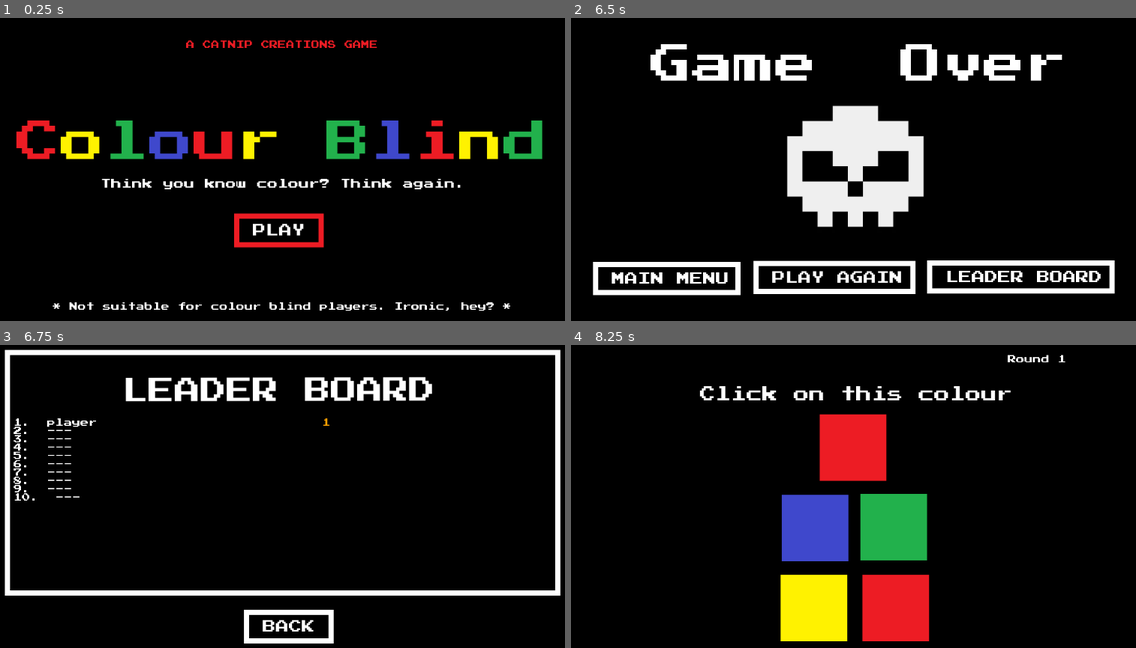
Above: before the commit, frames 1-4 (two rows, left to right).
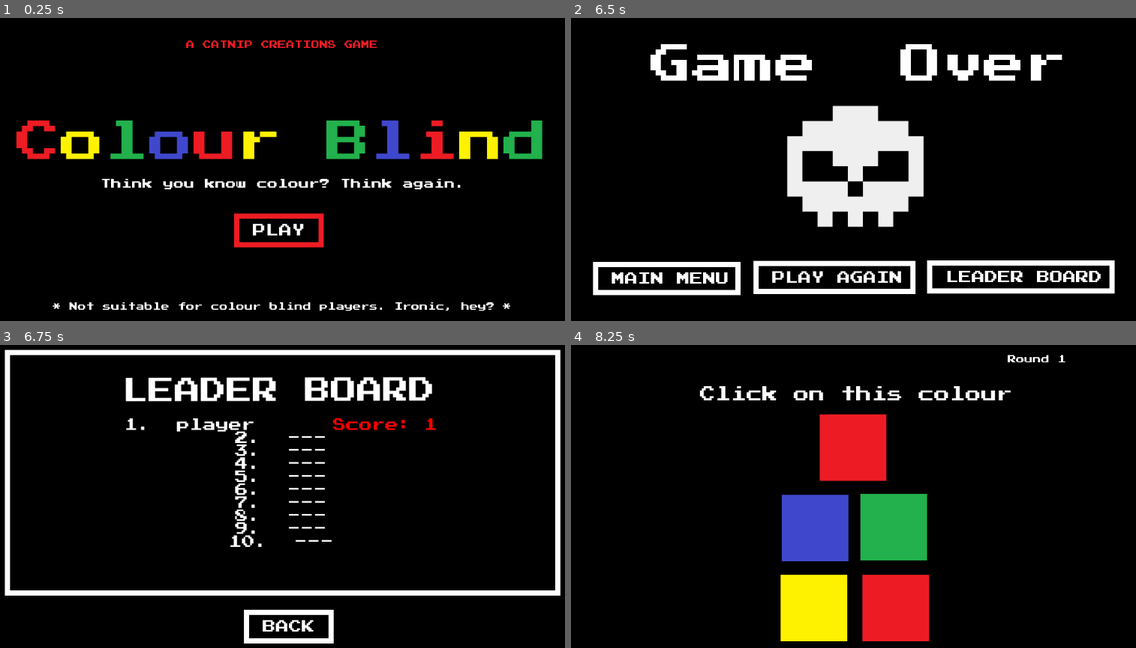
Above: after the commit, the same moments.

Repository: kwrightsk/game-jam-january-2026
Game: Godot game, scene res://Scenes/title_screen.tscn
The game is run twice, just before and just after one commit, with the same random seed, the same clock (stepped at 60 frames per second) and the same inputs.
Inputs (mouse positions are in pixels of both pictures, inside the frame that each line leads up to):
- Up to frame 1 (0.25 s): no input
- Up to frame 2 (6.5 s): click "PLAY" at 0.5 s; tap Enter at 1.25, 2.75, 4.25 s; move the mouse to (813, 136) at 1.27 s; press the mouse at (813, 136) at 1.28 s; tap Space at 2, 3.5, 5 s; move the mouse to (904, 136) at 2.02 s; release the mouse at (904, 136) at 2.03 s; click (904, 136) at 2.1 s; move the mouse to (808, 230) at 2.77 s; press the mouse at (808, 230) at 2.78 s; move the mouse to (904, 230) at 3.52 s; release the mouse at (904, 230) at 3.53 s; click (904, 230) at 3.6 s; move the mouse to (1034, 217) at 4.27 s; press the mouse at (1034, 217) at 4.28 s; move the mouse to (672, 117) at 5.02 s; release the mouse at (672, 117) at 5.03 s; click (672, 117) at 5.1 s; move the mouse to (887, 169) at 5.77 s; press the mouse at (887, 169) at 5.78 s
- Up to frame 3 (6.75 s): release the mouse at (316, 496) at 6.5 s; click "LEADER BOARD" at 6.5 s
- Up to frame 4 (8.25 s): click "BACK" at 7.25 s; click "PLAY AGAIN" at 8 s

Frames 1-2 are identical in both runs. In frame 3, 2.1% of the frame differs, in the area x 2-78%, y 24-67%; in frame 4, nothing differs.

Commit message:
style good on leadearboard

Diff:
--- a/Scenes/leaderboard_screen.tscn
+++ b/Scenes/leaderboard_screen.tscn
@@ -4,7 +4,6 @@
 
 [sub_resource type="GDScript" id="GDScript_np64g"]
 script/source = "extends Node2D
-
 @onready var leaderboard = $CanvasLayer/Rank
 # Called when the node enters the scene tree for the first time.
 func _ready() -> void:
@@ -17,41 +16,44 @@
 	var file_string = FileAccess.get_file_as_string(leaderboard_path)
 	var data_list = JSON.parse_string(file_string)
 
+	# Add centered header
+	leaderboard.append_text(\"[center]\")
+
 	for i in range(min(data_list.size(), 10)):
-		leaderboard.append_text(str(i+1) + \".  \" + _construct_player_string(data_list[i]) + \"\\n\")
+		leaderboard.append_text(str(i+1) + \".  \" + _construct_player_string(data_list[i], i) + \"\\n\")
 
 	#display missing entries if there are less than 10 entries in the dictionary
 	if (data_list.size() < 10):
 		var missing = 10 - data_list.size()
 		for i in range(missing):
-			leaderboard.append_text(str(11 - missing + i) + \".  \" + \"---\" + \"\\n\")
+			leaderboard.append_text(str(11 - missing + i) + \".  \" + \"---\")
+			if i < missing - 1:  # Don't add newline on the last entry
+				leaderboard.append_text(\"\\n\")
 
-func _construct_player_string(data_dict : Dictionary) -> String:
+	# Close center tag without adding extra newline
+	#leaderboard.append_text()
+
+func _construct_player_string(data_dict : Dictionary, index: int) -> String:
 	var plr_name = data_dict[\"Name\"]
 	var score = data_dict[\"Score\"]
-
 	var s_txt = str(score)
 
-	# Calculate space offset between Player Name, Score, and Round Number, so these columns are aligned
-	# Must do this manually because bbcode doesn't have easy align support
+	# Color pattern: red, blue, yellow, green
+	var colors = [\"#ff0000\", \"#0000ff\", \"#ffff00\", \"#00ff00\"]
+	var color = colors[index % 4]
 
-	# Player name (calculate offset to align with all other player names in the table)
-	var space_offset = 15 - plr_name.length() + 1
+	# Calculate space offset between Player Name and Score
+	var space_offset = 12 - plr_name.length()  # Reduced spacing
 	var space_add = \"\"
-	for i in range (space_offset):
+	for i in range(max(space_offset, 1)):  # At least 1 space
 		space_add += \" \"
 
 	var player_substring = plr_name + space_add
 
-	# Score, Round, and Accuracy stats of player (calculate offset to align them with other stats in table)
-	var stats_string = \"[color=#ffa000]\" + s_txt + \"[/color]\" + \"  RND: \" + s_txt
+	# Score and Round stats with color
+	var stats_string = \"[color=\" + color + \"]Score: \" + s_txt + \"[/color]\"
 
-	space_offset = 49 - stats_string.length()
-	space_add = \"\"
-	for i in range (space_offset):
-		space_add += \" \"
-
-	return player_substring + \"[color=black]\" + space_add + stats_string + \"[/color]\"
+	return player_substring + stats_string
 
 func _on_back_button_pressed() -> void:
 	print(\"back_button\")
@@ -105,6 +107,7 @@
 offset_right = 1084.0
 offset_bottom = 490.0
 theme_override_fonts/normal_font = ExtResource("1_3o3f0")
+theme_override_font_sizes/normal_font_size = 25
 
 [node name="Title" type="Label" parent="CanvasLayer"]
 anchors_preset = 10
Not shown, changed: .DS_Store
